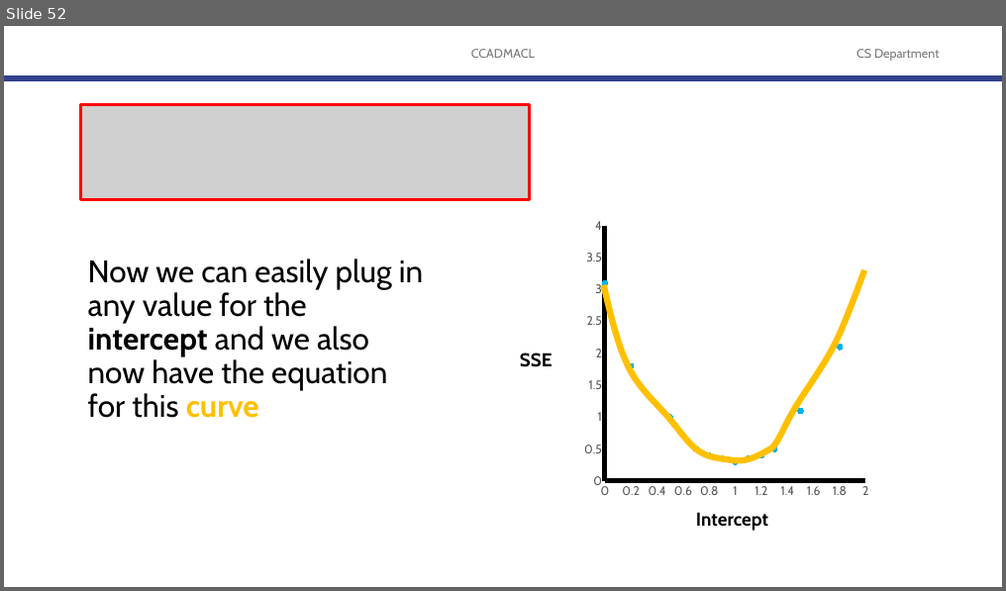
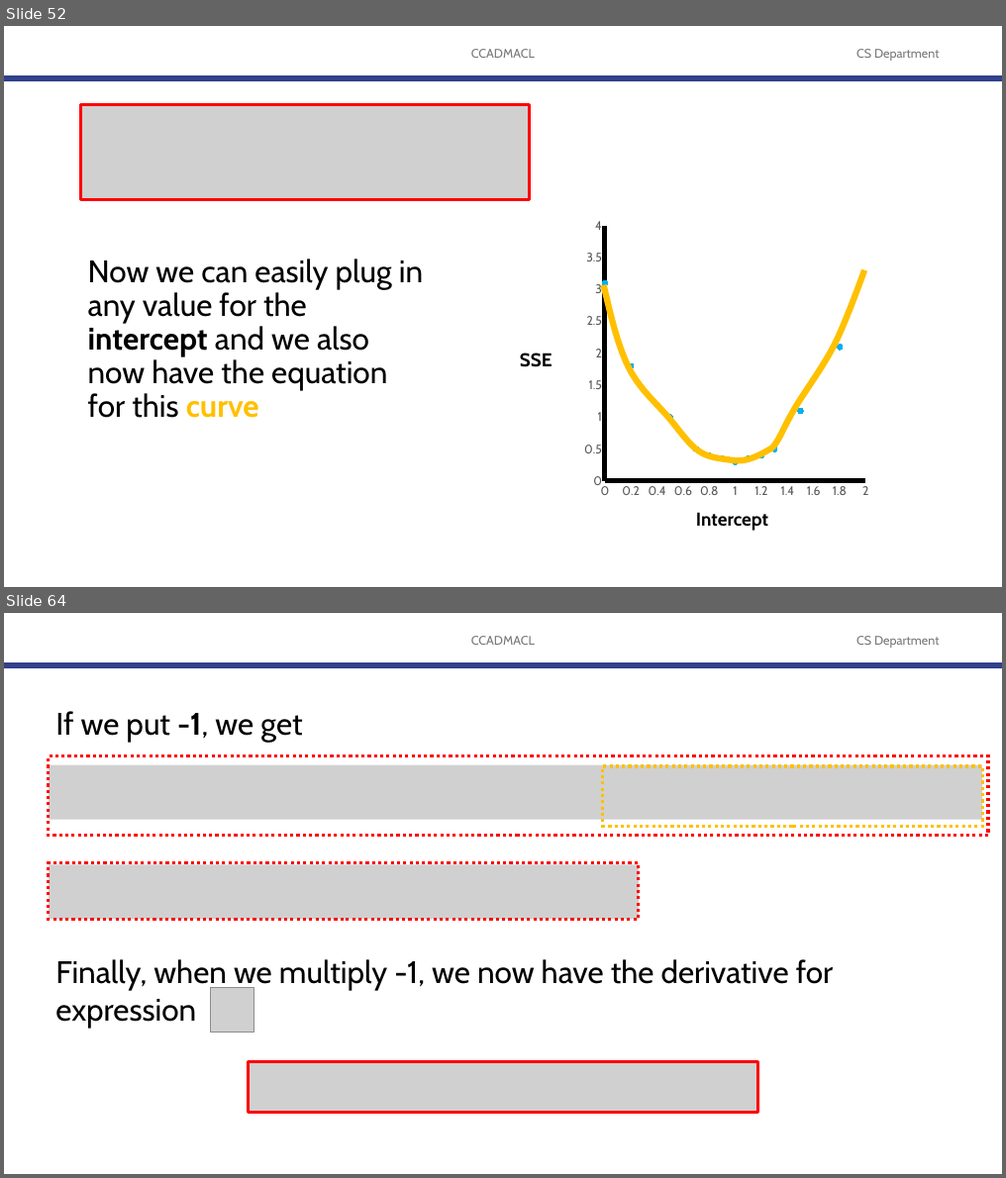
Before and after one commit to robitussin/CCDEPLRL, a slide deck: 2 - Training Neural Networks/Gradient Descent.pptx. Shown one above the other, each under a label of ours: slide 52 before the commit, slides 52 and 64 after it; the slides between them are not shown. The pictures are 1006x591 and 1006x1178 pixels, drawn with LibreOffice and Linux fonts; fonts in the diff are those of the drawing; grey boxes stand for pictures; background and template pictures are left out. Boxes give left, top, right and bottom in pixels: in the first picture for what was removed or moved away, otherwise in the second. Text is boxed around its words. In the diff, an @@ line names an element or a change of style, - is before the commit and + after.

```diff
--- a/2 - Training Neural Networks/Gradient Descent.pptx
+++ b/2 - Training Neural Networks/Gradient Descent.pptx
@@ slide 64 added at bbox=[4, 613, 1002, 1174], background #FFFFFF; not listed: 3 template elements that a slide beside it also shows @@
@@ text added at bbox=[55, 711, 302, 742], 30 pt, text #000000 @@
+If we put -1, we get
@@ rectangle added at bbox=[49, 756, 988, 836], outline #FF0000 3 pt dashed @@
@@ picture added at bbox=[49, 765, 982, 820] @@
@@ rectangle added at bbox=[603, 766, 982, 827], outline #FFC000 3 pt dashed @@
@@ picture added at bbox=[49, 864, 638, 919] @@
@@ rectangle added at bbox=[49, 863, 638, 919], outline #FF0000 3 pt dashed @@
@@ text added at bbox=[55, 959, 834, 1028], 30 pt, text #000000 @@
+Finally, when we multiply -1, we now have the derivative for expression
@@ picture added at bbox=[210, 988, 254, 1032] @@
@@ picture added at bbox=[249, 1062, 757, 1112] @@
```
Also in this commit, not shown: 6 slides changed, 48 other slides added.
